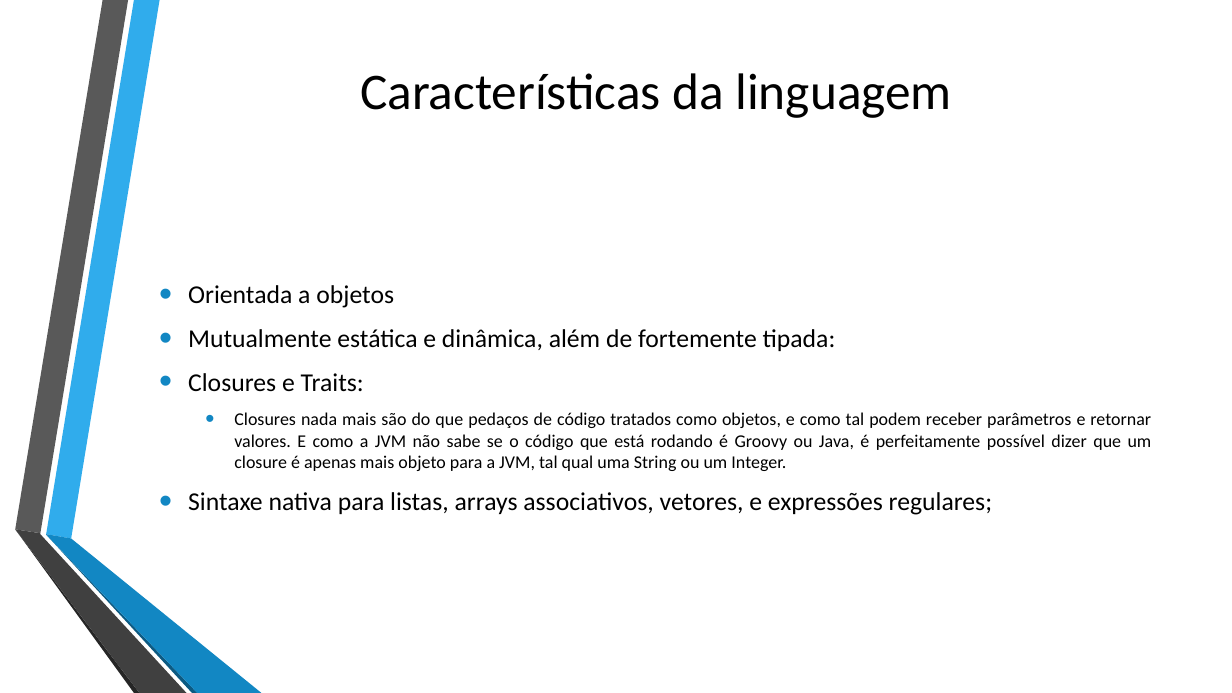
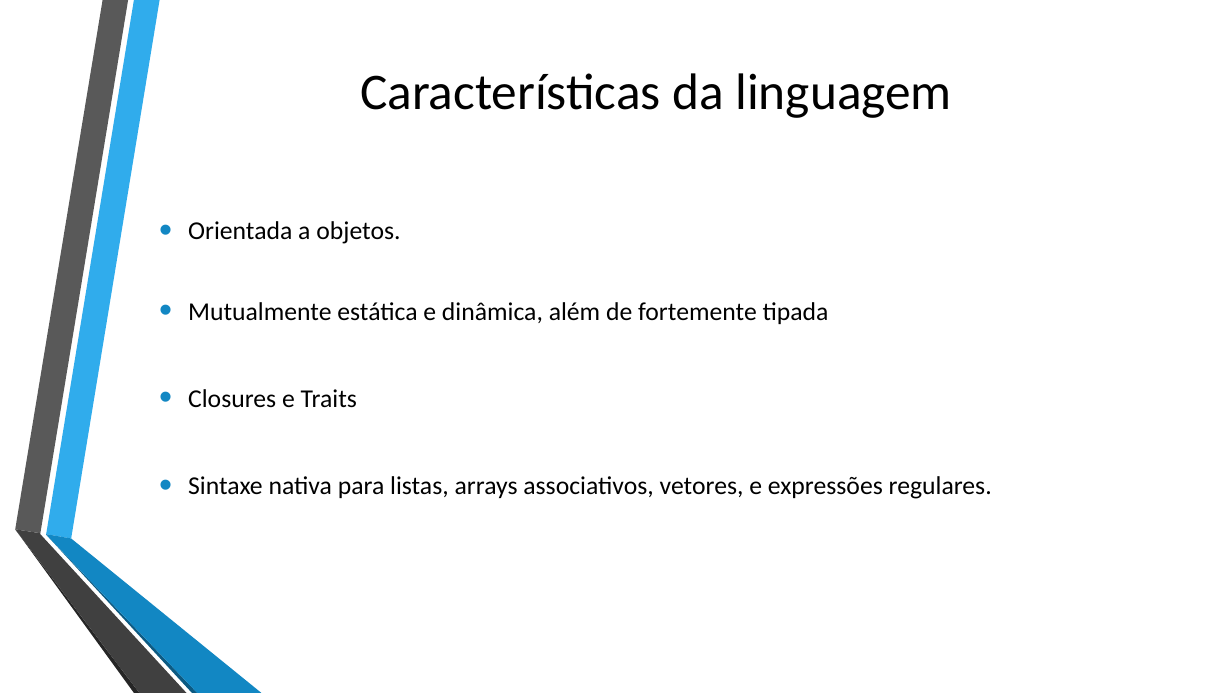
Before and after one commit to Sevzera/lp-cefet, a slide deck: slide 6 of Seminario/Apresentacao Groovy.pptx. Drawn at 1232x693 pixels with LibreOffice and Linux fonts; fonts in the diff are those of the drawing; background and template pictures are left out. Boxes give left, top, right and bottom in pixels: in the first picture for what was removed or moved away, otherwise in the second. Text is boxed around its words. In the diff, an @@ line names an element or a change of style, - is before the commit and + after.

```diff
--- a/Seminario/Apresentacao Groovy.pptx
+++ b/Seminario/Apresentacao Groovy.pptx
@@ text at (188, 221, 992, 499): text changed; size 14 to 20 pt @@
-• Orientada a objetos
-• Mutualmente estática e dinâmica, além de fortemente tipada:
-• Closures e Traits:
-  • Closures nada mais são do que pedaços de código tratados como objetos, e como tal podem receber parâmetros e retornar valores. E como a JVM não sabe se o código que está rodando é Groovy ou Java, é perfeitamente possível dizer que um closure é apenas mais objeto para a JVM, tal qual uma String ou um Integer.
-• Sintaxe nativa para listas, arrays associativos, vetores, e expressões regulares;
+• Orientada a objetos.
+• Mutualmente estática e dinâmica, além de fortemente tipada
+• Closures e Traits
+• Sintaxe nativa para listas, arrays associativos, vetores, e expressões regulares.
```
Also in this commit, not shown: 16 other slides changed, 1 other file.
